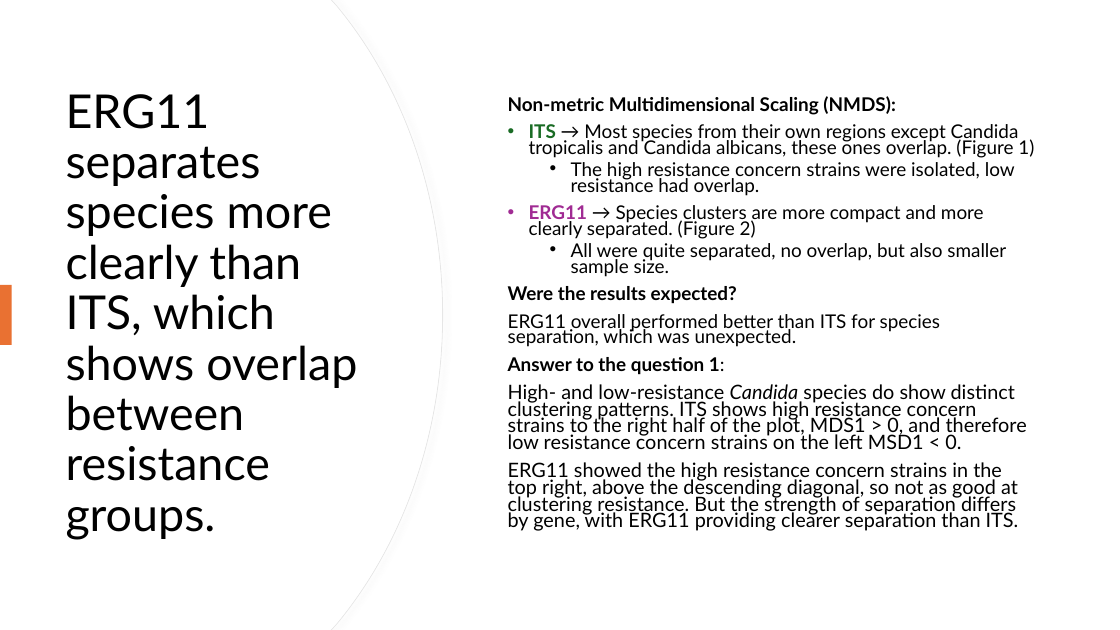
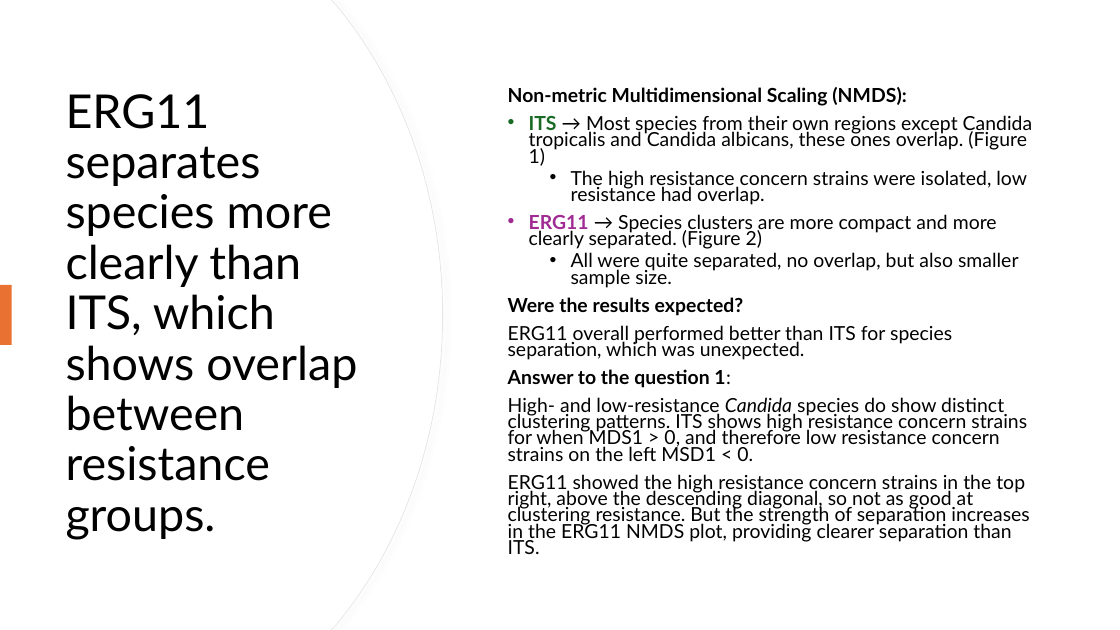
Before and after one commit to snsaiphoo/binf6210_assignment4, a slide deck: slide 10 of doc/Candida Comparison.pptx. Drawn at 1120x630 pixels with LibreOffice and Linux fonts; fonts in the diff are those of the drawing. Boxes give left, top, right and bottom in pixels: in the first picture for what was removed or moved away, otherwise in the second. Text is boxed around its words. In the diff, an @@ line names an element or a change of style, - is before the commit and + after.

```diff
--- a/doc/Candida Comparison.pptx
+++ b/doc/Candida Comparison.pptx
@@ text "Non-metric Multidimensional Scaling (NMDS):": place and size @@
-text "Non-metric Multidimensional Scaling (NMDS):" at bbox=[508, 96, 1034, 531]
+text "Non-metric Multidimensional Scaling (NMDS):" at bbox=[508, 87, 1033, 554]
@@ text at bbox=[508, 87, 1033, 388]: size 16.1 to 16.6 pt in "Non-metric Multidimensional Scaling (NMDS):", "ITS → Most species from their own ...", "The high resistance concern strains were isolated, ...", "ERG11 → Species clusters are more compact ..." and 4 more places @@
@@ text at bbox=[508, 397, 1029, 554]: text changed; size 17 to 16.6 pt @@
-High- and low-resistance Candida species do show distinct clustering patterns. ITS shows high resistance concern strains to the right half of the plot, MDS1 > 0, and therefore low resistance concern strains on the left MSD1 < 0.
-ERG11 showed the high resistance concern strains in the top right, above the descending diagonal, so not as good at clustering resistance. But the strength of separation differs by gene, with ERG11 providing clearer separation than ITS.
+High- and low-resistance Candida species do show distinct clustering patterns. ITS shows high resistance concern strains for when MDS1 > 0, and therefore low resistance concern strains on the left MSD1 < 0.
+ERG11 showed the high resistance concern strains in the top right, above the descending diagonal, so not as good at clustering resistance. But the strength of separation increases in the ERG11 NMDS plot, providing clearer separation than ITS.
```
Also in this commit, not shown: 5 other slides changed, 5 other files.
